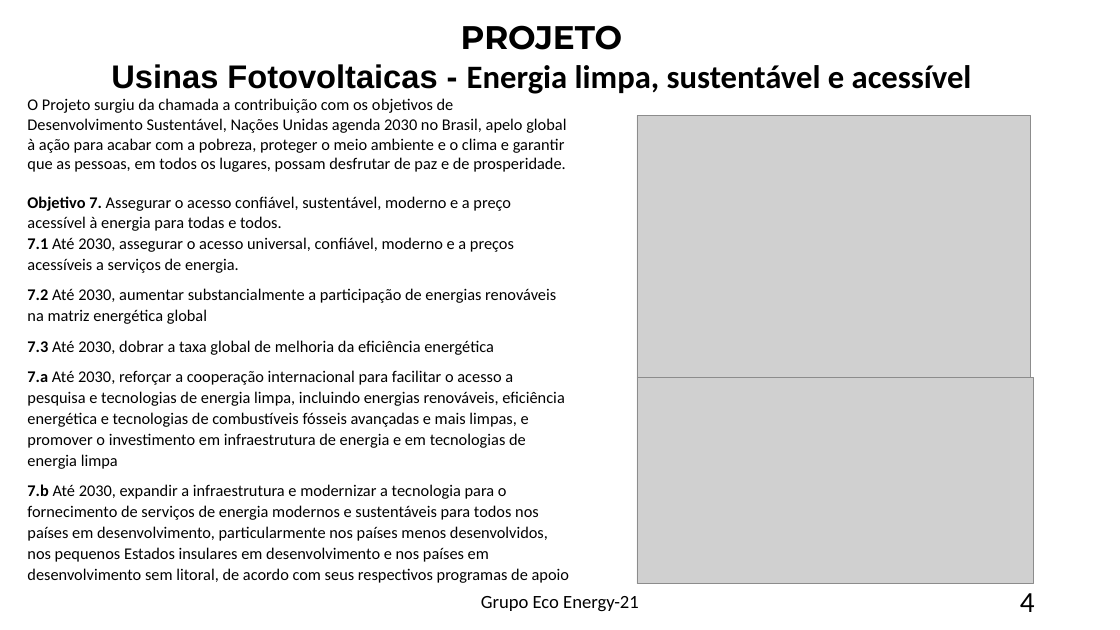
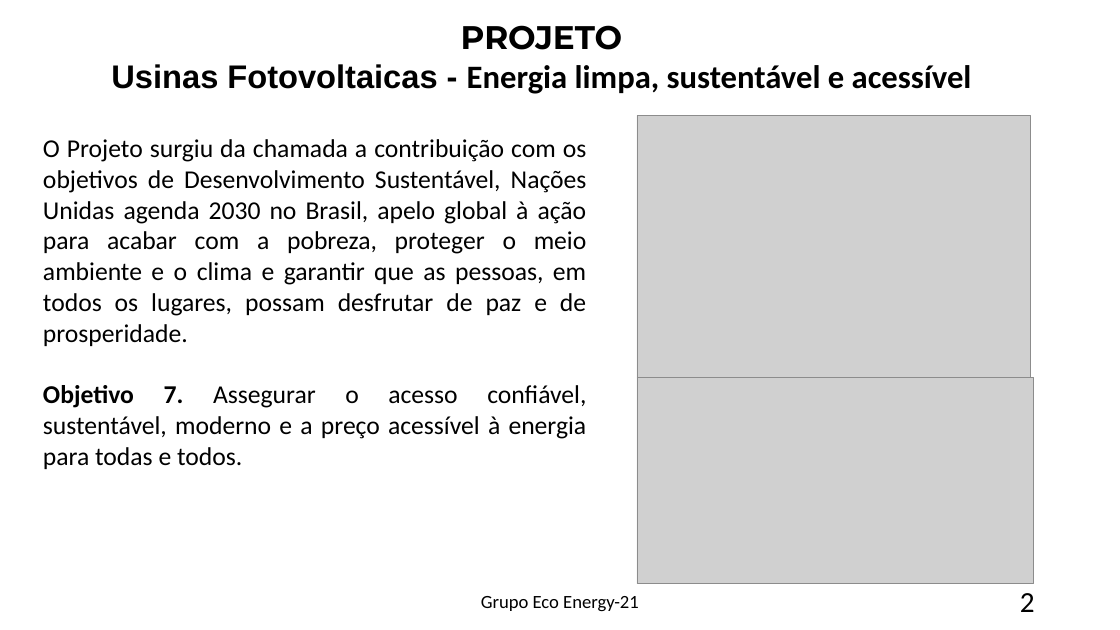
Before and after one commit to niltonjaber/ECO-Energy-21-, a slide deck: slide 2 of Projeto Eco-Energy 21 (4).pptx (slide 4 before the commit). Drawn at 1120x630 pixels with LibreOffice and Linux fonts; fonts in the diff are those of the drawing; grey boxes stand for pictures. Boxes give left, top, right and bottom in pixels: in the first picture for what was removed or moved away, otherwise in the second. Text is boxed around its words. In the diff, an @@ line names an element or a change of style, - is before the commit and + after.

Commit message:
Slide final

```diff
--- a/Projeto Eco-Energy 21 (4).pptx
+++ b/Projeto Eco-Energy 21 (4).pptx
@@ text "O Projeto surgiu da chamada ...": place and size @@
-text "O Projeto surgiu da chamada ..." at bbox=[27, 98, 569, 583]
+text "O Projeto surgiu da chamada ..." at bbox=[43, 139, 587, 469]
@@ text "O Projeto surgiu da chamada ..." at bbox=[43, 139, 587, 469]: size 14 to 22 pt; alignment left to justified @@
@@ text at bbox=[27, 237, 569, 583]: paragraphs removed @@
-7.1 Até 2030, assegurar o acesso universal, confiável, moderno e a preços acessíveis a serviços de energia.
-7.2 Até 2030, aumentar substancialmente a participação de energias renováveis na matriz energética global
-7.3 Até 2030, dobrar a taxa global de melhoria da eficiência energética
-7.a Até 2030, reforçar a cooperação internacional para facilitar o acesso a pesquisa e tecnologias de energia limpa, incluindo energias renováveis, eficiência energética e tecnologias de combustíveis fósseis avançadas e mais limpas, e promover o investimento em infraestrutura de energia e em tecnologias de energia limpa
-7.b Até 2030, expandir a infraestrutura e modernizar a tecnologia para o fornecimento de serviços de energia modernos e sustentáveis para todos nos países em desenvolvimento, particularmente nos países menos desenvolvidos, nos pequenos Estados insulares em desenvolvimento e nos países em desenvolvimento sem litoral, de acordo com seus respectivos programas de apoio
@@ page number at bbox=[1020, 593, 1035, 612]: text changed @@
-4
+2
```
Also in this commit, not shown: 5 other slides changed, 1 slide added.
